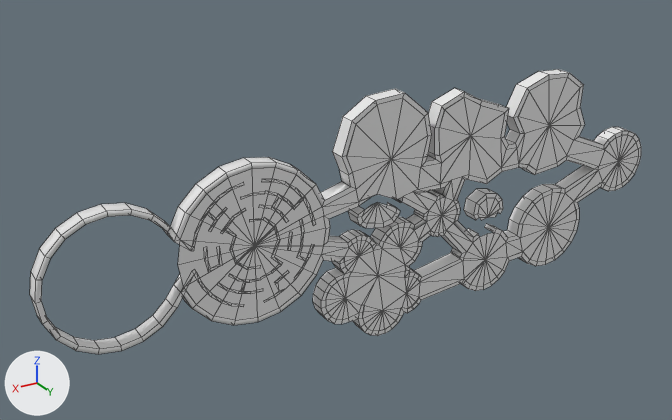
Before and after pictures for a commit that changed the FBX model Assets/Models/Levels/Asymmetry.fbx.
Both versions are drawn from a camera (50 mm lens) standing at (373.0, 420.0, 251.0) and looking at (108.0, -21.0, 30.0). The lights are fixed; the arrows at lower left show +X, +Y and +Z. Mesh edges are drawn as thin lines. Where no turn or scale is listed for an object, it has been applied to the vertices.

Objects in the first picture: 'Bridge 2-2.5 (1).001', 'Bridge 2-2.5 (1).002', 'Bridge 2-2.5 (1).004', 'Bridge 2-2.5 (1).005', 'Walls'.
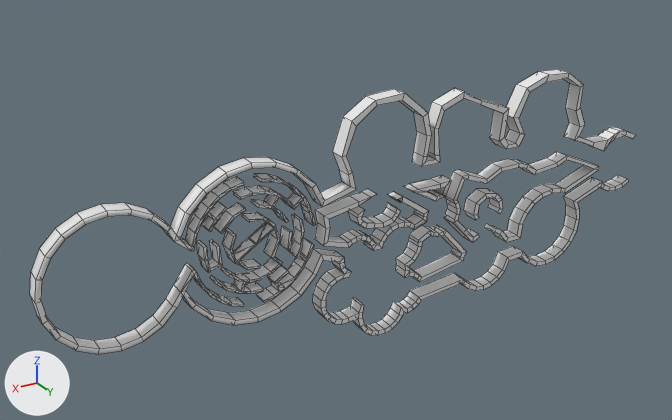
Location of each change, [x1, y1, x2, y2] in pixels of the pictures (672 x 420 px):
'Bridge 2-2.5 (1).002', hidden: before [178, 78, 641, 331]
'Bridge 2-2.5 (1).005', hidden: before [362, 203, 396, 223]
'Bridge 2-2.5 (1).001', hidden: before [478, 198, 500, 220]

The change in detail:
Object 'Bridge 2-2.5 (1).005' (ob_bridge_2_2_5__1__005) is now hidden.
Object 'Bridge 2-2.5 (1).001' (ob_bridge_2_2_5__1__001) is now hidden.
Object 'Bridge 2-2.5 (1).002' (ob_bridge_2_2_5__1__002) is now hidden.
